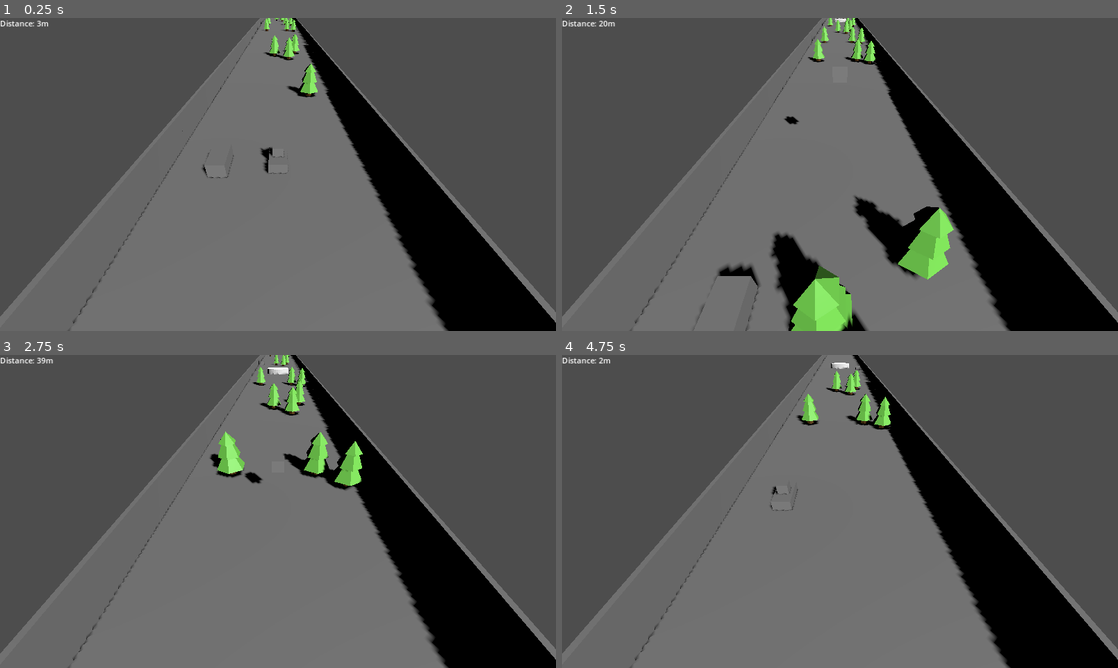
Above: before the commit, frames 1-4 (two rows, left to right).
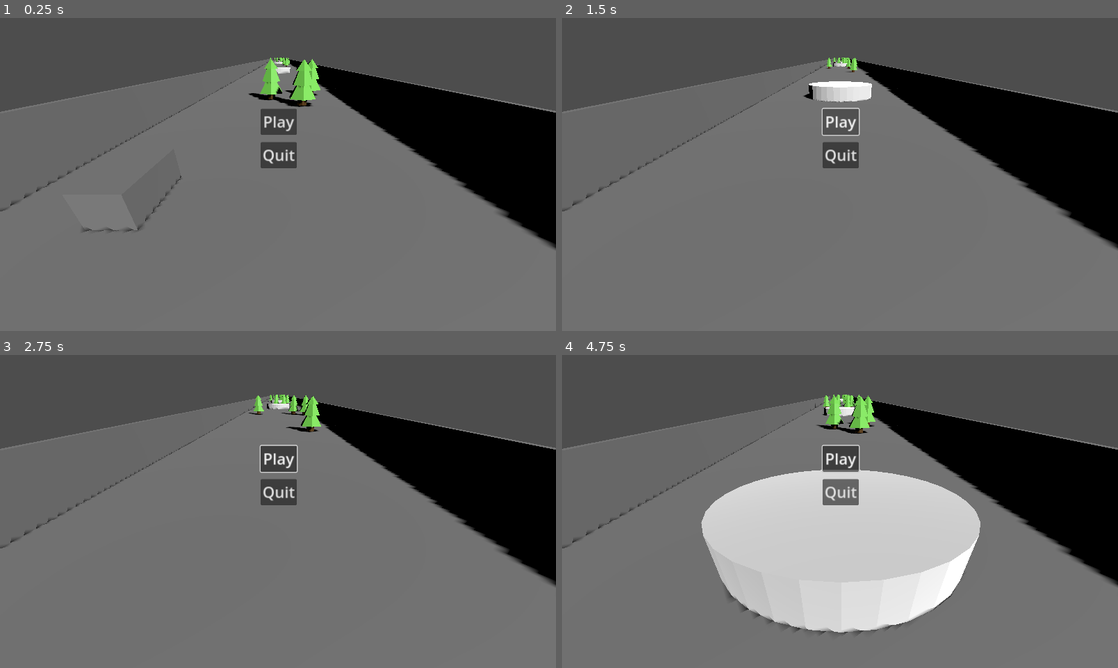
Above: after the commit, the same moments.

Repository: zenonet/EndlessRunner
Game: Godot game, scene res://scenes/main_menu.tscn
Two runs of this game, one before a commit and one after it. Both use one fixed random seed, a clock stepped at 60 frames per second and the inputs below. Before the commit the project starts from res://root.tscn.
Inputs (mouse positions are in pixels of both pictures, inside the frame that each line leads up to):
- Up to frame 1 (0.25 s): no input
- Up to frame 2 (1.5 s): click (840, 121) at 0.5 s, where only the run after the commit has a clickable "Play"; click (840, 121) at 1.25 s, where only the run after the commit has a clickable "Play"
- Up to frame 3 (2.75 s): move the mouse to (400, 495) at 2.02 s; hold D (right) from 2.03 s (still down); click (400, 495) at 2.17 s; tap Space (jump) at 2.27 s
- Up to frame 4 (4.75 s): release D (right) at 2.75 s; drag from (728, 527) to (812, 574) at 2.77 s; move the mouse to (895, 442) at 3.52 s; hold D (right) 3.53-4.25 s; drag from (812, 574) to (673, 464) at 4.27 s

The runs differ from the first frame. In frame 1, 39% of the frame differs, in the area x 0-100%, y 0-100%; in frame 2, 45%; in frame 3, 40%; in frame 4, 57%.
Error after the commit: Cannot call method 'add_child' on a null value. (res://game_manager.gd:12)

Commit message:
Added main menu and  fixed some bugs

Diff:
--- a/animal.gd
+++ b/animal.gd
@@ -61,6 +61,8 @@
 
 
 func _on_throw_off_timer_timeout():
+	if !isPlayerControlled:
+		return
 	if isTimerForWarning:
 		$WarningText.visible = true
 		$ThrowOffTimer.start(3)
--- a/game_manager.gd
+++ b/game_manager.gd
@@ -1,7 +1,7 @@
 extends Node
 
 @onready var main: PackedScene = preload("res://main.tscn")
-
+@onready var mainMenu: PackedScene = preload("res://scenes/main_menu.tscn")
 signal game_over()
 
 var distance:float = 0
@@ -9,7 +9,7 @@
 
 func _ready():
 	game_over.connect(on_game_over)
-	add_child(main.instantiate())
+	get_parent().find_child("Root", false, false).add_child(mainMenu.instantiate())
 
 func on_game_over():
 	print("Game over")
@@ -18,4 +18,11 @@
 	for c in get_children():
 		c.queue_free()
 
+	start_game()
+
+func start_game():
+	var menu = get_parent().find_child("Root", false, false).find_child("MainMenu", false, false)
+	if menu:
+		menu.queue_free()
+
 	add_child(main.instantiate())
--- a/main.tscn
+++ b/main.tscn
@@ -1,11 +1,6 @@
-[gd_scene load_steps=8 format=3 uid="uid://dom5cyc80jp4w"]
+[gd_scene load_steps=3 format=3 uid="uid://dom5cyc80jp4w"]
 
-[ext_resource type="Script" path="res://worldGenerator.gd" id="1_hj7wm"]
-[ext_resource type="PackedScene" uid="uid://dhfoktf0cpwqv" path="res://scenes/chunks/chunk_1.tscn" id="2_618xp"]
-[ext_resource type="PackedScene" uid="uid://cs2svwysu4rkg" path="res://scenes/chunks/chunk_2.tscn" id="3_ym3mj"]
-[ext_resource type="PackedScene" uid="uid://di6wvcdq5ii2u" path="res://scenes/chunks/chunk_3.tscn" id="4_7lpcp"]
-[ext_resource type="PackedScene" uid="uid://db3npke75r2dj" path="res://scenes/chunks/chunk_4.tscn" id="5_g7jfm"]
-[ext_resource type="PackedScene" uid="uid://1eo11b4ypsko" path="res://scenes/chunks/chunk_5.tscn" id="6_wuoru"]
+[ext_resource type="PackedScene" uid="uid://cldf2o5jy76a6" path="res://scenes/world_generator.tscn" id="1_o1bbh"]
 [ext_resource type="PackedScene" uid="uid://po8ei8jqt5y5" path="res://playerControlledAnimal.tscn" id="9_1reu8"]
 
 [node name="Main" type="Node3D"]
@@ -13,14 +8,10 @@
 [node name="Camera3D" type="Camera3D" parent="."]
 transform = Transform3D(-1, 4.50065e-08, -7.49477e-08, -1.51808e-08, 0.754881, 0.655862, 8.60946e-08, 0.655862, -0.754881, 0, 3.59413, -4.62625)
 
-[node name="World" type="Node3D" parent="."]
-script = ExtResource("1_hj7wm")
-chunkScenes = Array[PackedScene]([ExtResource("2_618xp"), ExtResource("3_ym3mj"), ExtResource("4_7lpcp"), ExtResource("5_g7jfm"), ExtResource("6_wuoru")])
-chunkCount = 32.0
-chunkLength = 8.0
+[node name="World" parent="." instance=ExtResource("1_o1bbh")]
+
+[node name="PlayerControlledAnimal" parent="." instance=ExtResource("9_1reu8")]
 
 [node name="DirectionalLight3D" type="DirectionalLight3D" parent="."]
 transform = Transform3D(-0.815441, 0.329721, -0.475752, 1.29073e-09, 0.821905, 0.569624, 0.57884, 0.464495, -0.670215, 3.32127, 0, -0.450444)
 shadow_enabled = true
-
-[node name="PlayerControlledAnimal" parent="." instance=ExtResource("9_1reu8")]
--- a/project.godot
+++ b/project.godot
@@ -11,7 +11,7 @@
 [application]
 
 config/name="EndlessRunner"
-run/main_scene="res://root.tscn"
+run/main_scene="res://scenes/main_menu.tscn"
 config/features=PackedStringArray("4.2", "Mobile")
 config/icon="res://icon.svg"
 
--- a/scenes/chunks/chunk_5.tscn
+++ b/scenes/chunks/chunk_5.tscn
@@ -14,4 +14,3 @@
 
 [node name="bigRock" parent="." index="5" instance=ExtResource("3_x3tyn")]
 transform = Transform3D(1, 0, 0, 0, 1, 0, 0, 0, 1, -0.00788438, 0.0421748, 0.402879)
-direction = -3
--- /dev/null
+++ b/scenes/main_menu.gd
@@ -0,0 +1,8 @@
+extends Control
+
+
+func _on_play_button_pressed():
+	GameManager.start_game()
+
+func _on_quit_button_pressed():
+	get_tree().quit()
--- /dev/null
+++ b/scenes/main_menu.tscn
@@ -0,0 +1,54 @@
+[gd_scene load_steps=3 format=3 uid="uid://cp1nax3xkcpmn"]
+
+[ext_resource type="PackedScene" uid="uid://cldf2o5jy76a6" path="res://scenes/world_generator.tscn" id="1_o1rs2"]
+[ext_resource type="Script" path="res://scenes/main_menu.gd" id="2_8phc6"]
+
+[node name="MainMenu" type="Node"]
+
+[node name="3dBackground" type="Node3D" parent="."]
+
+[node name="World" parent="3dBackground" instance=ExtResource("1_o1rs2")]
+chunkCount = 16.0
+
+[node name="Camera3D" type="Camera3D" parent="3dBackground"]
+transform = Transform3D(-1, -4.35911e-08, 7.57797e-08, 0, 0.866818, 0.498624, -8.74228e-08, 0.498624, -0.866818, 0, 1.46866, -2.39754)
+
+[node name="DirectionalLight3D" type="DirectionalLight3D" parent="3dBackground"]
+transform = Transform3D(-0.815441, 0.329721, -0.475752, 1.29073e-09, 0.821905, 0.569624, 0.57884, 0.464495, -0.670215, 3.32127, 0, -0.450444)
+shadow_enabled = true
+
+[node name="Control" type="Control" parent="."]
+layout_mode = 3
+anchors_preset = 15
+anchor_right = 1.0
+anchor_bottom = 1.0
+grow_horizontal = 2
+grow_vertical = 2
+script = ExtResource("2_8phc6")
+
+[node name="BoxContainer" type="VBoxContainer" parent="Control"]
+layout_mode = 1
+anchors_preset = 13
+anchor_left = 0.5
+anchor_right = 0.5
+anchor_bottom = 1.0
+offset_left = -36.0
+offset_top = 188.0
+offset_right = 39.0
+offset_bottom = 188.0
+grow_horizontal = 2
+grow_vertical = 2
+theme_override_constants/separation = 15
+
+[node name="PlayButton" type="Button" parent="Control/BoxContainer"]
+layout_mode = 2
+theme_override_font_sizes/font_size = 32
+text = "Play"
+
+[node name="QuitButton" type="Button" parent="Control/BoxContainer"]
+layout_mode = 2
+theme_override_font_sizes/font_size = 32
+text = "Quit"
+
+[connection signal="pressed" from="Control/BoxContainer/PlayButton" to="Control" method="_on_play_button_pressed"]
+[connection signal="pressed" from="Control/BoxContainer/QuitButton" to="Control" method="_on_quit_button_pressed"]
--- a/scenes/obstacles/big_rock.tscn
+++ b/scenes/obstacles/big_rock.tscn
@@ -51,7 +51,10 @@
 shape = SubResource("ConvexPolygonShape3D_8ft26")
 
 [node name="AvoidanceTrigger" parent="." instance=ExtResource("2_rjbhi")]
-transform = Transform3D(1, 0, 0, 0, 1, 0, 0, 0, 1, 0.408523, 0, -3.80655)
+transform = Transform3D(1, 0, 0, 0, 1, 0, 0, 0, 1, 0.503306, 0.0917441, -3.80655)
 
 [node name="AvoidanceTrigger2" parent="." instance=ExtResource("2_rjbhi")]
-transform = Transform3D(1, 0, 0, 0, 1, 0, 0, 0, 1, -0.422731, 0, -3.80655)
+transform = Transform3D(1, 0, 0, 0, 1, 0, 0, 0, 1, -0.578036, 0.0917441, -3.80655)
+
+[connection signal="area_entered" from="AvoidanceTrigger" to="." method="_on_avoidance_trigger_body_entered"]
+[connection signal="area_entered" from="AvoidanceTrigger2" to="." method="_on_avoidance_trigger_body_entered"]
--- a/scenes/obstacles/tree_1.tscn
+++ b/scenes/obstacles/tree_1.tscn
@@ -91,3 +91,5 @@
 shape = SubResource("CylinderShape3D_hy4hl")
 
 [node name="AvoidanceTrigger" parent="." instance=ExtResource("2_8275f")]
+
+[connection signal="area_entered" from="AvoidanceTrigger" to="." method="_on_avoidance_trigger_body_entered"]
--- /dev/null
+++ b/scenes/world_generator.tscn
@@ -0,0 +1,14 @@
+[gd_scene load_steps=7 format=3 uid="uid://cldf2o5jy76a6"]
+
+[ext_resource type="Script" path="res://worldGenerator.gd" id="1_0776o"]
+[ext_resource type="PackedScene" uid="uid://dhfoktf0cpwqv" path="res://scenes/chunks/chunk_1.tscn" id="2_87h7f"]
+[ext_resource type="PackedScene" uid="uid://cs2svwysu4rkg" path="res://scenes/chunks/chunk_2.tscn" id="3_sc8jb"]
+[ext_resource type="PackedScene" uid="uid://di6wvcdq5ii2u" path="res://scenes/chunks/chunk_3.tscn" id="4_6gijh"]
+[ext_resource type="PackedScene" uid="uid://db3npke75r2dj" path="res://scenes/chunks/chunk_4.tscn" id="5_pbkdu"]
+[ext_resource type="PackedScene" uid="uid://1eo11b4ypsko" path="res://scenes/chunks/chunk_5.tscn" id="6_xrmdg"]
+
+[node name="World" type="Node3D"]
+script = ExtResource("1_0776o")
+chunkScenes = Array[PackedScene]([ExtResource("2_87h7f"), ExtResource("3_sc8jb"), ExtResource("4_6gijh"), ExtResource("5_pbkdu"), ExtResource("6_xrmdg")])
+chunkCount = 32.0
+chunkLength = 8.0
